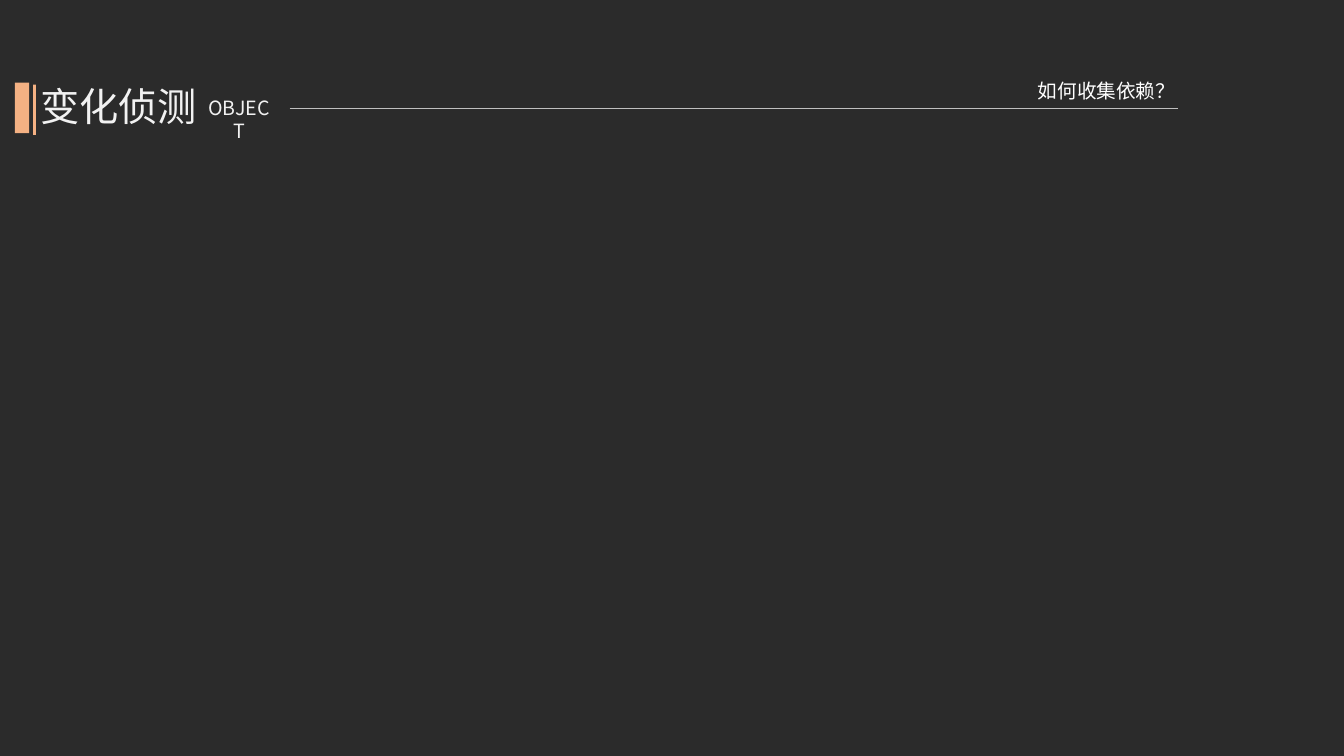
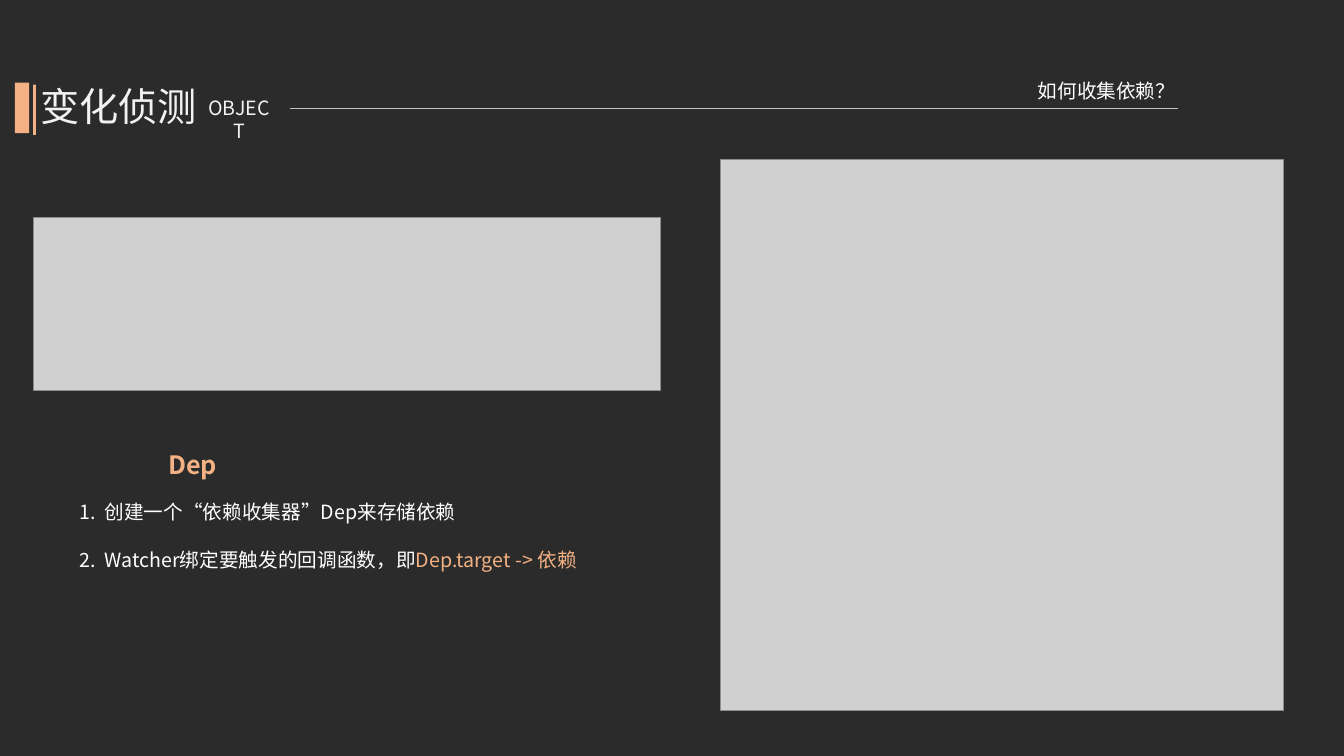
Before and after one commit to kcikkick/mvvm-demo, a slide deck: slide 20 of ppt/mvvm-demo.pptx. Drawn at 1344x756 pixels with LibreOffice and Linux fonts; fonts in the diff are those of the drawing; grey boxes stand for pictures; background and template pictures are left out; a plain dark background stands for a picture behind light text. Boxes give left, top, right and bottom in pixels: in the first picture for what was removed or moved away, otherwise in the second. Text is boxed around its words. In the diff, an @@ line names an element or a change of style, - is before the commit and + after.

```diff
--- a/ppt/mvvm-demo.pptx
+++ b/ppt/mvvm-demo.pptx
@@ picture added at (x1=721, y1=159, x2=1284, y2=711) @@
@@ picture added at (x1=33, y1=217, x2=660, y2=390) @@
@@ text added at (x1=168, y1=455, x2=217, y2=480), 18 pt, text #F4B183, bold @@
+Dep
@@ text added at (x1=79, y1=502, x2=576, y2=572), 14 pt, text #FFFFFF @@
+1. 创建一个“依赖收集器”Dep来存储依赖
+2. Watcher绑定要触发的回调函数，即Dep.target -> 依赖
```
Also in this commit, not shown: 17 other slides changed, 5 slides added, 1 slide removed, 2 other files.
